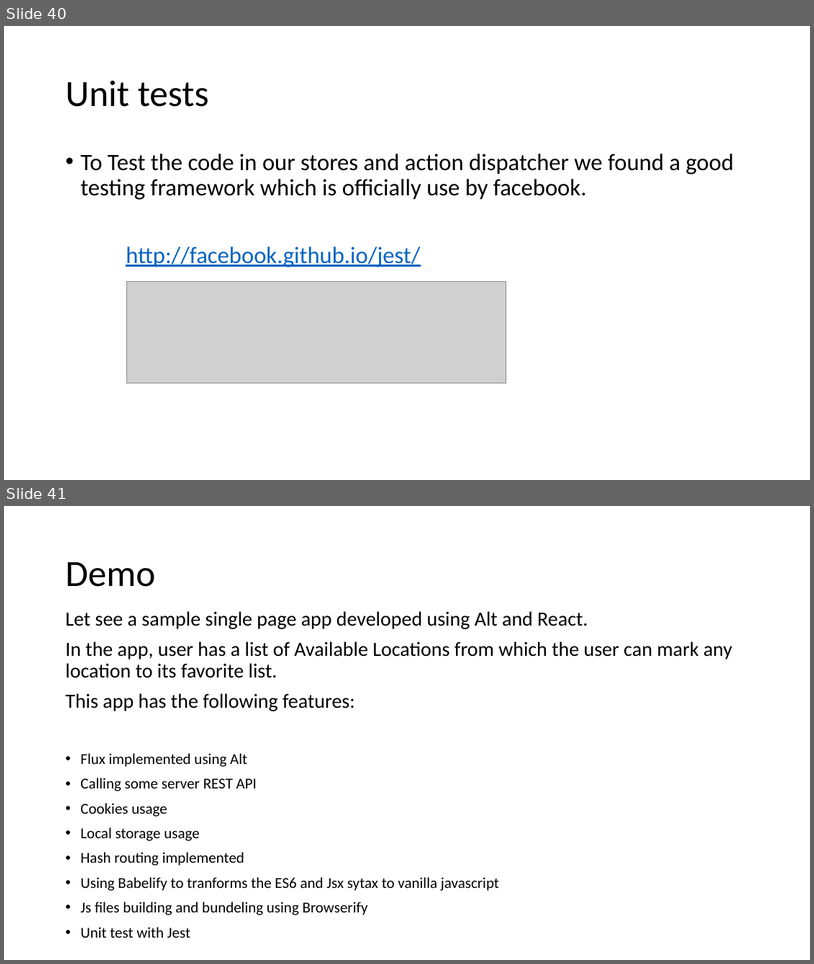
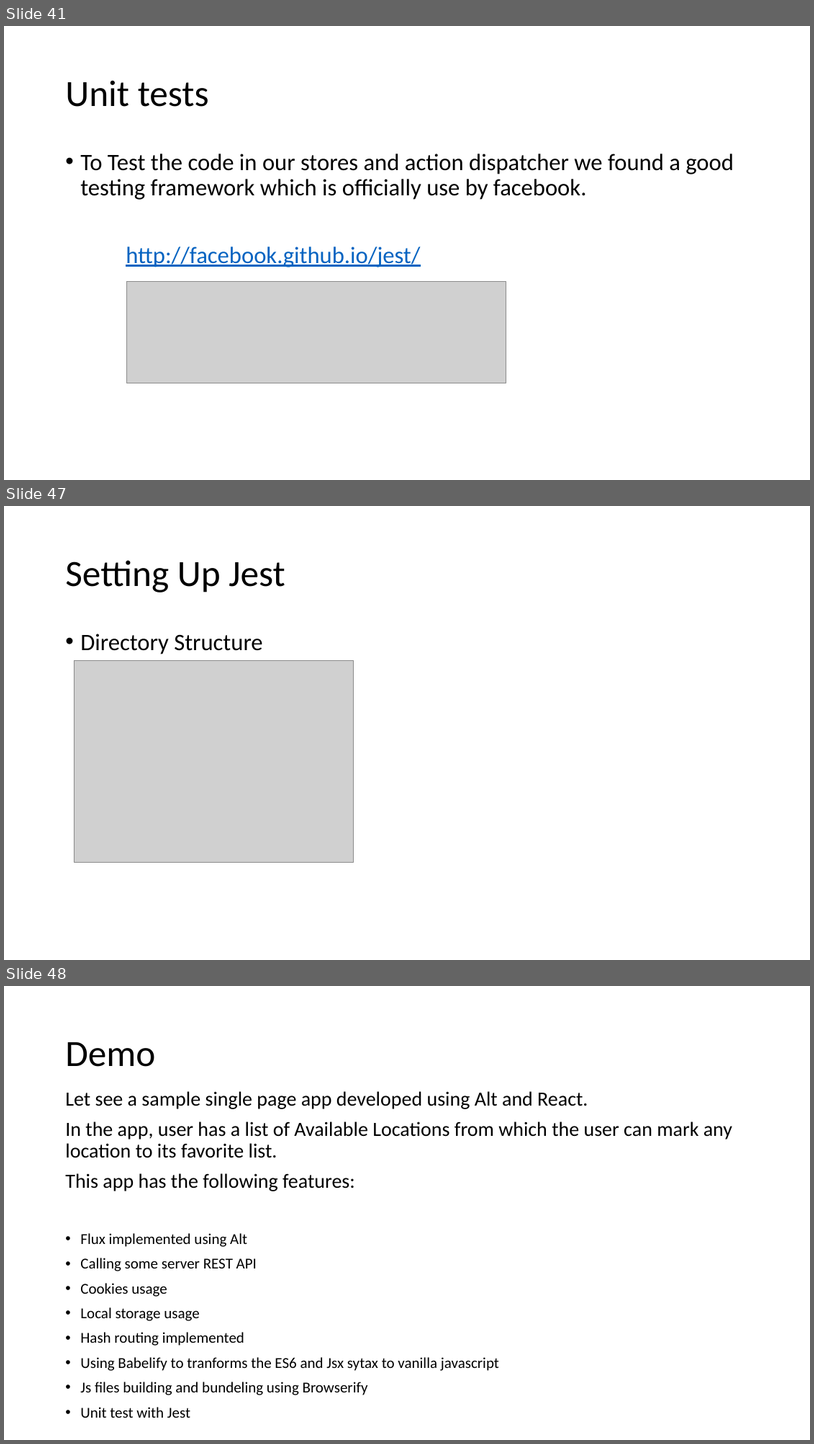
Before and after one commit to awahab29/samplealt, a slide deck: React.pptx. Shown one above the other, each under a label of ours: slides 40 and 41 before the commit, slides 41, 47 and 48 after it; the slides between them are not shown. The pictures are 814x964 and 814x1444 pixels, drawn with LibreOffice and Linux fonts; fonts in the diff are those of the drawing; grey boxes stand for pictures. Boxes give left, top, right and bottom in pixels: in the first picture for what was removed or moved away, otherwise in the second. Text is boxed around its words. In the diff, an @@ line names an element or a change of style, - is before the commit and + after.

```diff
--- a/React.pptx
+++ b/React.pptx
@@ slide 47 added at bbox=[4, 506, 810, 960], background #FFFFFF @@
@@ title added at bbox=[65, 560, 286, 592], 44 pt, text #000000 @@
+Setting Up Jest
@@ text added at bbox=[80, 633, 262, 654], 28 pt, text #000000 @@
+• Directory Structure
@@ picture added at bbox=[74, 660, 353, 862] @@
@@ what was slide 40 is now slide 41 @@
@@ what was slide 41 is now slide 48 @@
```
Also in this commit, not shown: 5 slides changed, 6 other slides added.
